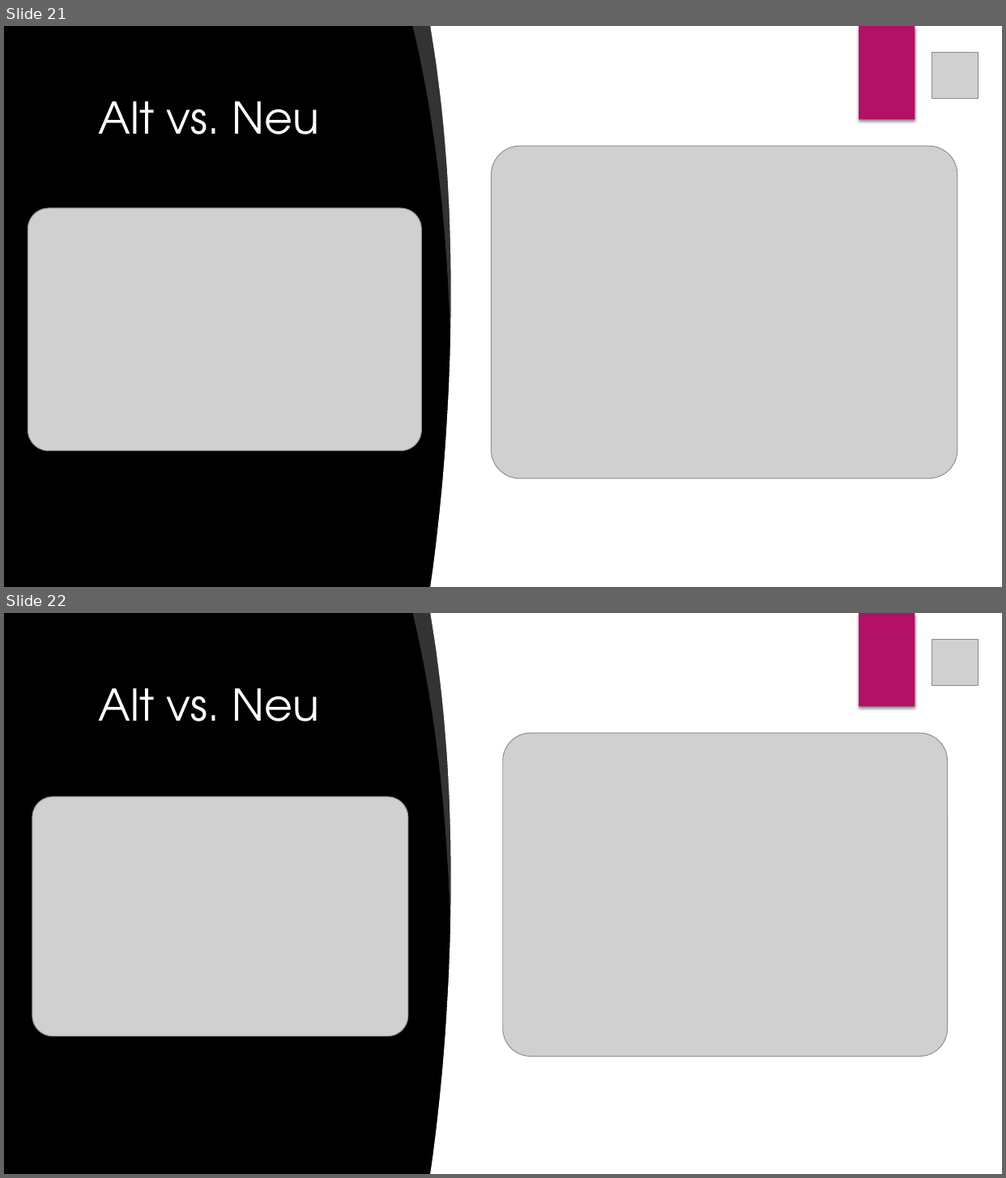
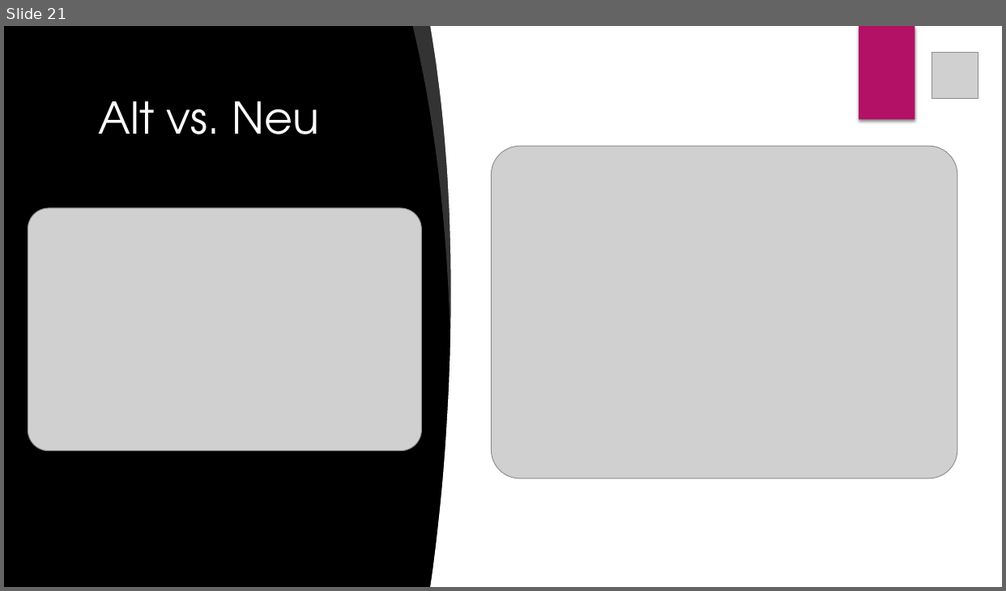
Before and after one commit to hejo221/swt20w37, a slide deck: LaBouteillePräsentation/LaBouteille.pptx. Shown one above the other, each under a label of ours: slides 21 and 22 before the commit, slide 21 after it. The pictures are 1006x1178 and 1006x591 pixels, drawn with LibreOffice and Linux fonts; fonts in the diff are those of the drawing; grey boxes stand for pictures; background and template pictures are left out. Boxes give left, top, right and bottom in pixels: in the first picture for what was removed or moved away, otherwise in the second. Text is boxed around its words. In the diff, an @@ line names an element or a change of style, - is before the commit and + after.

```diff
--- a/LaBouteillePräsentation/LaBouteille.pptx
+++ b/LaBouteillePräsentation/LaBouteille.pptx
@@ slide 22 removed at [4,613,1002,1174], background picture (left out); not listed: 1 template element that a slide beside it also shows @@
@@ freeform shape removed at [413,613,458,917] @@
@@ freeform shape removed at [430,613,540,1174] @@
@@ rectangle removed at [503,613,1002,1174] @@
@@ rectangle removed at [859,613,915,707] @@
@@ picture removed at [932,639,978,685] @@
@@ title removed at [99,688,319,722] @@
-Alt vs. Neu
@@ picture removed at [503,733,948,1056] @@
@@ picture removed at [32,797,408,1037] @@
```
Also in this commit, not shown: 2 slides changed, 1 slide added, 1 other slide removed, 1 other file.
